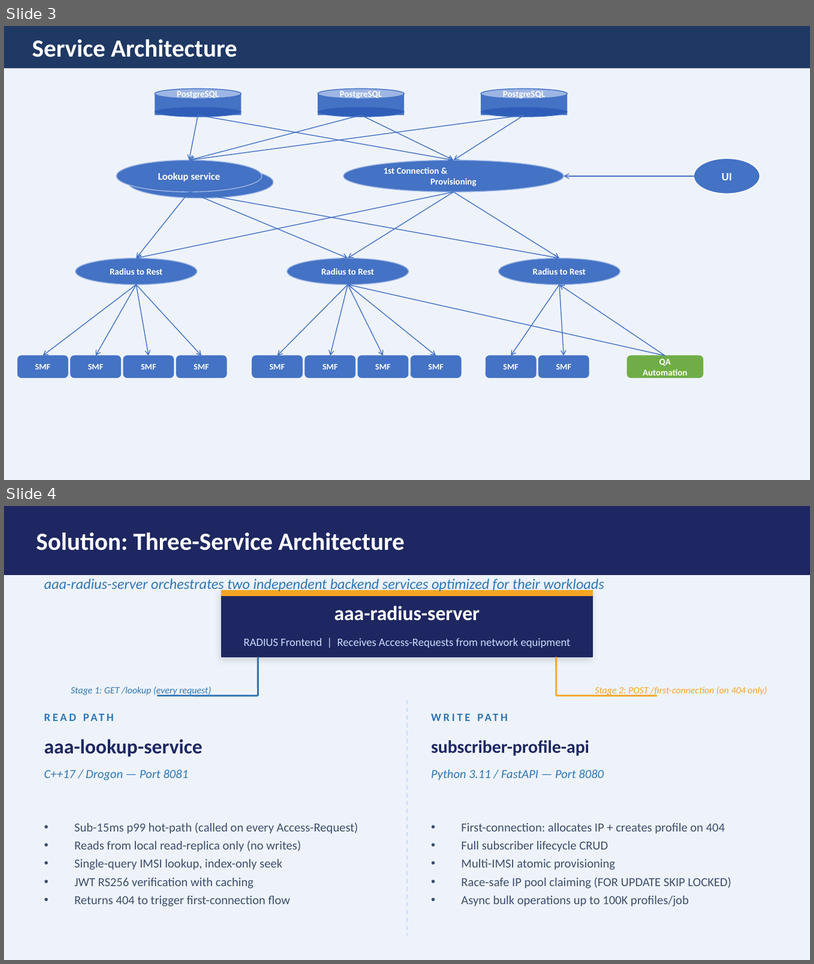
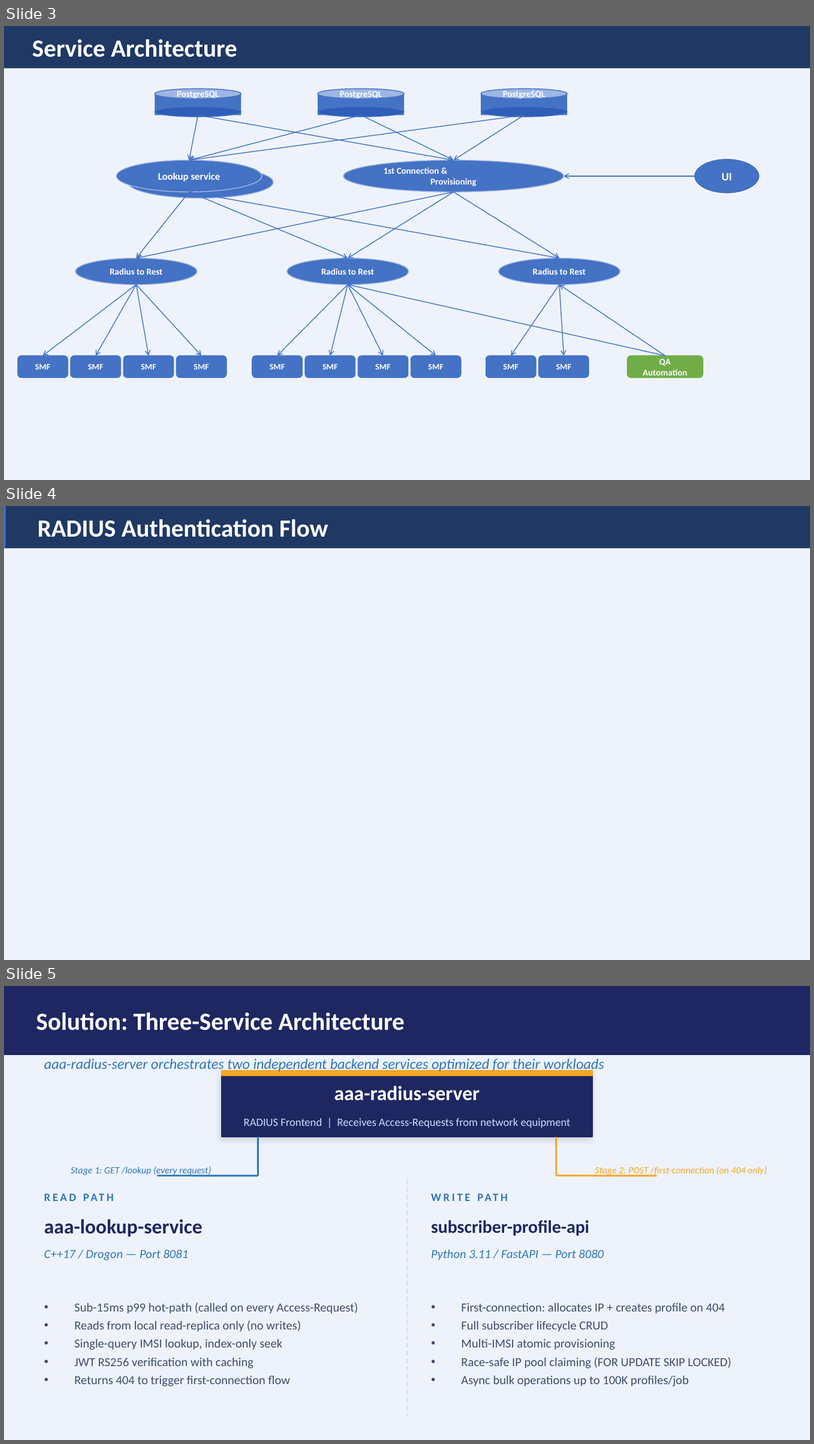
Before and after one commit to ridan5G/aaa-cloud-native, a slide deck: docs/aaa-platform-presentation.pptx. Shown one above the other, each under a label of ours: slides 3 and 4 before the commit, slides 3, 4 and 5 after it. The pictures are 814x964 and 814x1444 pixels, drawn with LibreOffice and Linux fonts; fonts in the diff are those of the drawing; background and template pictures are left out. Boxes give left, top, right and bottom in pixels: in the first picture for what was removed or moved away, otherwise in the second. Text is boxed around its words. In the diff, an @@ line names an element or a change of style, - is before the commit and + after.

```diff
--- a/docs/aaa-platform-presentation.pptx
+++ b/docs/aaa-platform-presentation.pptx
@@ slide 4 added at <box>4,506,810,960</box>, background picture (left out) @@
@@ rectangle added at <box>4,506,810,548</box>, fill #1F3864, 22 pt, text #FFFFFF, bold @@
+RADIUS Authentication Flow
@@ rectangle added at <box>4,506,6,548</box>, fill #4472C4 @@
@@ what was slide 4 is now slide 5 @@
```
Also in this commit, not shown: 16 other files.
